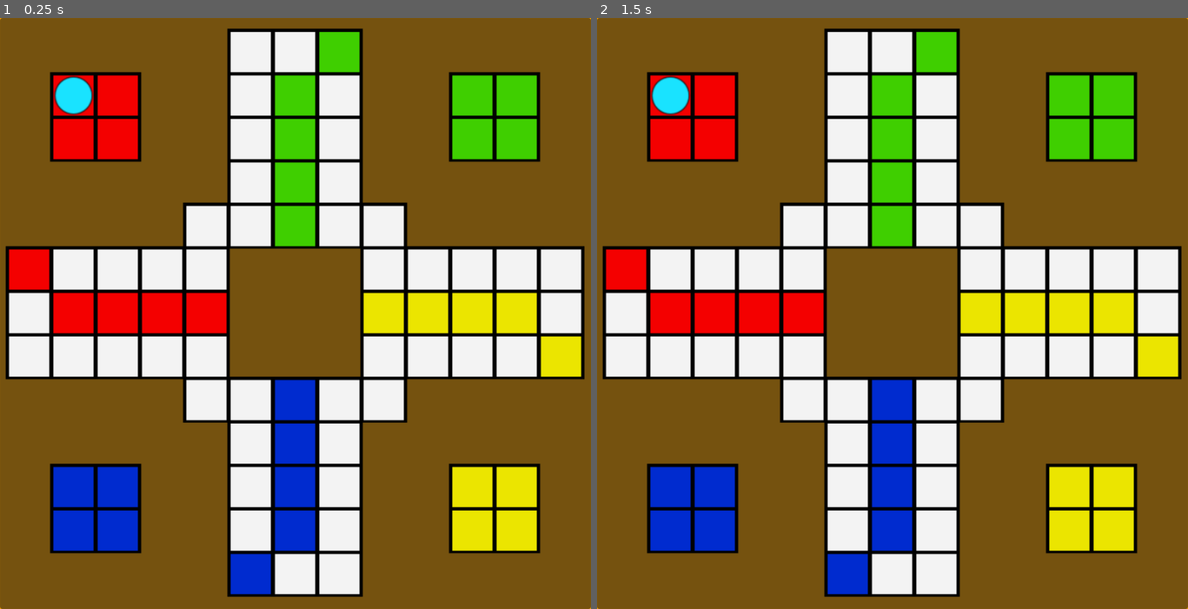
Above: before the commit, frames 1-2 (left to right).
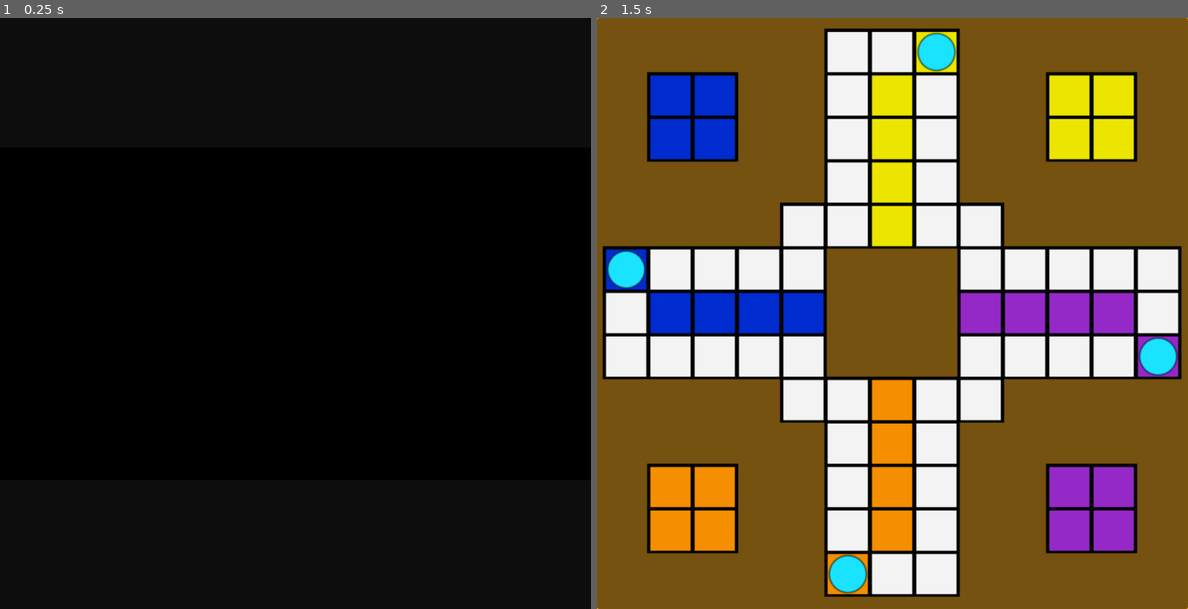
Above: after the commit, the same moments.

Repository: Kielson123/Ludo-Dungeon
Game: Godot game, scene res://main.tscn
The game is run twice, just before and just after one commit, with the same random seed, the same clock (stepped at 60 frames per second) and the same inputs. Video files are missing from this copy of the repository; at most half a second of black plays in their place.
Inputs (mouse positions are in pixels of both pictures, inside the frame that each line leads up to):
- Up to frame 1 (0.25 s): no input
- Up to frame 2 (1.5 s): click (845, 53) at 0.5 s; click (892, 53) at 1.25 s

The runs differ from the first frame. In frame 1, 93% of the frame differs, in the area x 0-100%, y 0-100%; in frame 2, 17%.

Commit message:
Dynamicly color tiles

Diff:
--- a/Game/Actor/actor.gd
+++ b/Game/Actor/actor.gd
@@ -3,3 +3,12 @@
 @export var color: Global.Colors
 @export var pawn_path: Array[int]
 @export var pawns: Array[Pawn]
+
+var selected_pawn: Pawn
+
+func _input(event: InputEvent) -> void:
+	selected_pawn = pawns[0]
+	if event.is_action_pressed(&"ui_down"):
+		if selected_pawn.path_index + 1 >= 52:
+			Global.game_won.emit(self)
+		selected_pawn.path_index += 1
--- a/Game/Pawn/pawn.gd
+++ b/Game/Pawn/pawn.gd
@@ -3,10 +3,8 @@
 @onready var sprite_2d: Sprite2D = $Sprite2D
 
 @export var pawn_texture: Texture2D = preload("res://Assets/Game/Pawns/default.svg")
-@export var controller: Actor
 
-@export var is_waiting: bool = true
-@export var pawn_path: Array[int]
+@export var in_spawn: bool = true
 @export var path_index: int
 
 func _ready() -> void:
--- a/Game/game.gd
+++ b/Game/game.gd
@@ -23,17 +23,21 @@
 		start_index += 12
 		home_index += 100
 
+	Global.should_color_tiles.emit(actors[0].color, actors[1].color, actors[2].color, actors[3].color)
+
 func _on_tile_pressed(tile_index: int) -> void:
 	#var tile_position: Vector2 = get_tile_position(tile_index)
 	#pawn.position = tile_position
 	pass
+
+func _physics_process(delta: float) -> void:
+	for actor in actors:
+		for pawn in actor.pawns:
+			var tile_position: Vector2 = get_tile_position(actor.pawn_path[pawn.path_index])
+			pawn.position = tile_position
 
 func get_tile_position(tile_index: int) -> Vector2:
 	for marker in $TileMarkers.get_children():
 		if marker.index == tile_index:
 			return marker.position
 	return Vector2(0, 0)
-
-func _input(event: InputEvent) -> void:
-	if event.is_action_pressed(&"ui_down"):
-		pass
--- a/Game/game.tscn
+++ b/Game/game.tscn
@@ -582,6 +582,7 @@
 
 [node name="Actor" type="Node" parent="Actors"]
 script = ExtResource("4_jcm6v")
+color = 3
 metadata/_custom_type_script = "uid://c14q7645k4lyg"
 
 [node name="Pawn" parent="Actors/Actor" instance=ExtResource("2_7raqb")]
@@ -589,12 +590,24 @@
 
 [node name="Actor2" type="Node" parent="Actors"]
 script = ExtResource("4_jcm6v")
+color = 4
 metadata/_custom_type_script = "uid://c14q7645k4lyg"
+
+[node name="Pawn2" parent="Actors/Actor2" instance=ExtResource("2_7raqb")]
+position = Vector2(89.5, 94.5)
 
 [node name="Actor3" type="Node" parent="Actors"]
 script = ExtResource("4_jcm6v")
+color = 6
 metadata/_custom_type_script = "uid://c14q7645k4lyg"
+
+[node name="Pawn3" parent="Actors/Actor3" instance=ExtResource("2_7raqb")]
+position = Vector2(89.5, 94.5)
 
 [node name="Actor4" type="Node" parent="Actors"]
 script = ExtResource("4_jcm6v")
+color = 5
 metadata/_custom_type_script = "uid://c14q7645k4lyg"
+
+[node name="Pawn4" parent="Actors/Actor4" instance=ExtResource("2_7raqb")]
+position = Vector2(89.5, 94.5)
--- a/Global/global.gd
+++ b/Global/global.gd
@@ -1,6 +1,10 @@
 extends Node
 
 signal tile_pressed(tile_index: int)
+
+signal game_won(actor: Actor)
+
+signal should_color_tiles(tile_set_1: Global.Colors, tile_set_2: Global.Colors, tile_set_3: Global.Colors, tile_set_4: Global.Colors)
 
 enum Colors {
 	NONE,
--- a/UI/Board/Tile/tile.gd
+++ b/UI/Board/Tile/tile.gd
@@ -2,11 +2,15 @@
 
 @onready var color_rect: ColorRect = $ColorRect
 
-@export var type: Global.Colors = Global.Colors.NONE
+@export var color: Global.Colors = Global.Colors.NONE
 @export var index: int
 
 func _ready() -> void:
-	self_modulate = Global.get_rgb_from_color(type)
+	self_modulate = Global.get_rgb_from_color(color)
 
 func _on_pressed() -> void:
 	Global.tile_pressed.emit(index)
+
+func set_color(new_color: Global.Colors) -> void:
+	color = new_color
+	self_modulate = Global.get_rgb_from_color(new_color)
--- a/UI/Board/board.gd
+++ b/UI/Board/board.gd
@@ -5,7 +5,20 @@
 @export var tiles: Array[Tile] = []
 
 func _ready() -> void:
+	Global.should_color_tiles.connect(_on_should_color_tiles)
+
 	for h_box_container in v_box_container.get_children():
 		for tile in h_box_container.get_children():
 			if tile is Tile:
 				tiles.append(tile)
+
+func _on_should_color_tiles(tile_set_1: Global.Colors, tile_set_2: Global.Colors, tile_set_3: Global.Colors, tile_set_4: Global.Colors) -> void:
+	for tile in tiles:
+		if (tile.index >= 100 and tile.index <= 199) or tile.index == 0:
+			tile.set_color(tile_set_1)
+		if (tile.index >= 200 and tile.index <= 299) or tile.index == 12:
+			tile.set_color(tile_set_2)
+		if (tile.index >= 300 and tile.index <= 399) or tile.index == 24:
+			tile.set_color(tile_set_3)
+		if (tile.index >= 400 and tile.index <= 499) or tile.index == 36:
+			tile.set_color(tile_set_4)
--- a/main.tscn
+++ b/main.tscn
@@ -25,43 +25,7 @@
 
 [node name="Main" type="Node"]
 script = ExtResource("1_5e5a8")
-dev_mode = null
-
-[node name="IntroContainer" type="Control" parent="."]
-layout_mode = 3
-anchors_preset = 15
-anchor_right = 1.0
-anchor_bottom = 1.0
-grow_horizontal = 2
-grow_vertical = 2
-
-[node name="BackgroundColor" type="ColorRect" parent="IntroContainer"]
-layout_mode = 1
-anchors_preset = 15
-anchor_right = 1.0
-anchor_bottom = 1.0
-grow_horizontal = 2
-grow_vertical = 2
-size_flags_horizontal = 3
-size_flags_vertical = 3
-color = Color(0.0509804, 0.0509804, 0.0509804, 1)
-
-[node name="AspectRatioContainer" type="AspectRatioContainer" parent="IntroContainer"]
-layout_mode = 1
-anchors_preset = 15
-anchor_right = 1.0
-anchor_bottom = 1.0
-grow_horizontal = 2
-grow_vertical = 2
-ratio = 1.7778
-stretch_mode = 0
-
-[node name="Intro" type="VideoStreamPlayer" parent="IntroContainer/AspectRatioContainer"]
-layout_mode = 2
-stream = ExtResource("2_kh485")
-volume_db = -10.0
-autoplay = true
-expand = true
+dev_mode = false
 
 [node name="BackgroundContainer" type="Control" parent="."]
 layout_mode = 3
@@ -131,4 +95,40 @@
 
 [node name="Game" parent="AspectRatioContainer/GameContainer/GameViewport" instance=ExtResource("4_1bvp3")]
 
+[node name="IntroContainer" type="Control" parent="."]
+layout_mode = 3
+anchors_preset = 15
+anchor_right = 1.0
+anchor_bottom = 1.0
+grow_horizontal = 2
+grow_vertical = 2
+
+[node name="BackgroundColor" type="ColorRect" parent="IntroContainer"]
+layout_mode = 1
+anchors_preset = 15
+anchor_right = 1.0
+anchor_bottom = 1.0
+grow_horizontal = 2
+grow_vertical = 2
+size_flags_horizontal = 3
+size_flags_vertical = 3
+color = Color(0.0509804, 0.0509804, 0.0509804, 1)
+
+[node name="AspectRatioContainer" type="AspectRatioContainer" parent="IntroContainer"]
+layout_mode = 1
+anchors_preset = 15
+anchor_right = 1.0
+anchor_bottom = 1.0
+grow_horizontal = 2
+grow_vertical = 2
+ratio = 1.7778
+stretch_mode = 0
+
+[node name="Intro" type="VideoStreamPlayer" parent="IntroContainer/AspectRatioContainer"]
+layout_mode = 2
+stream = ExtResource("2_kh485")
+volume_db = -10.0
+autoplay = true
+expand = true
+
 [connection signal="finished" from="IntroContainer/AspectRatioContainer/Intro" to="." method="_on_intro_finished"]
